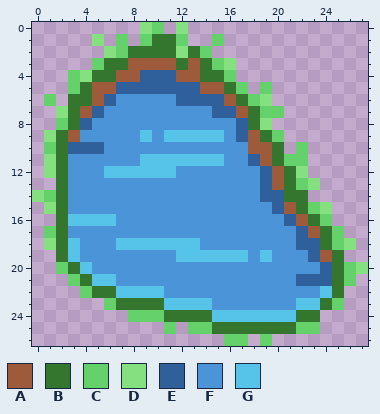
Two states of a pixel-art sprite, Assets/Assets/Pond3.png. Above, as it was before the edit.
The file is 28x27 pixels. Colours within 5 levels of each other are drawn and written as one.
Palette (. is transparent): A #9e5b3c  B #34762e  C #65d16a  D #85e080  E #30609c  F #4c94d8  G #56c3e8
And afterwards:
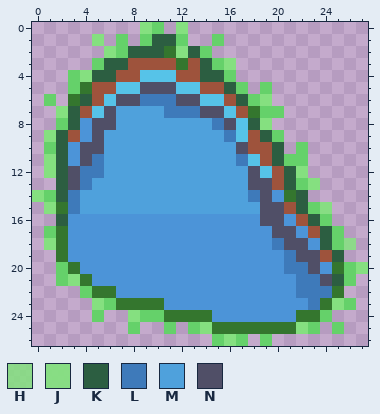
Colours new in this view: H #85e080de  J #85e080f2  K #2c5e41  L #3e7aba  M #4fa1dc  N #504f67
What changed:
{"colour":"A","old":"#9e5b3c","new":"#9e533c"}
{"y":1,"x":10,"old":"BB","new":"KK"}
{"y":2,"x":8,"old":"BBB","new":"KKK"}
{"y":2,"x":13,"old":"B","new":"K"}
{"y":3,"x":6,"old":"BB","new":"KK"}
{"y":3,"x":14,"old":"B","new":"K"}
{"y":4,"x":5,"old":"BB","new":"KK"}
{"y":4,"x":9,"old":"EEE","new":"GGG"}
{"y":4,"x":14,"old":"BB","new":"KK"}
{"y":5,"x":7,"old":"EEEEEEE","new":"GGNNNGG"}
{"y":5,"x":16,"old":"B","new":"K"}
{"y":6,"x":4,"old":"B","new":"K"}
{"y":6,"x":6,"old":"EFFFFFEEEE","new":"GNNLLLNNGG"}
{"y":6,"x":17,"old":"B","new":"K"}
{"y":7,"x":3,"old":"B","new":"K"}
{"y":7,"x":5,"old":"EFFFFFFFFFEE","new":"GNMMMMLLLNNG"}
{"y":8,"x":3,"old":"BEFFFFFFFFFFFFEB","new":"KFNNMMMMMMMMLNGK"}
{"y":9,"x":2,"old":"B","new":"K"}
{"y":9,"x":5,"old":"FFFFGFGGGGGFE","new":"NMMMMMMMMMMLG"}
{"y":9,"x":19,"old":"B","new":"K"}
{"y":10,"x":2,"old":"BEEEFFFFFFFFFFFF","new":"KFNNMMMMMMMMMMMN"}
{"y":10,"x":20,"old":"B","new":"K"}
{"y":11,"x":2,"old":"B","new":"K"}
{"y":11,"x":4,"old":"FFFFFGGGGGGGFFE","new":"NLMMMMMMMMMMMLG"}
{"y":11,"x":20,"old":"B","new":"K"}
{"y":12,"x":2,"old":"BFFFGGGGGGFFFFFFFE","new":"KNLLMMMMMMMMMMMMNG"}
{"y":12,"x":21,"old":"B","new":"K"}
{"y":13,"x":2,"old":"BFFFFFFFFFFFFFFFFE","new":"KNLMMMMMMMMMMMMMNN"}
{"y":13,"x":21,"old":"B","new":"K"}
{"y":14,"x":2,"old":"BFFFFFFFFFFFFFFFFEE","new":"KLMMMMMMMMMMMMMMLNF"}
{"y":14,"x":22,"old":"B","new":"K"}
{"y":15,"x":3,"old":"FFFFFFFFFFFFFFFFFE","new":"LMMMMMMMMMMMMMMMNN"}
{"y":15,"x":22,"old":"B","new":"K"}
{"y":15,"x":24,"old":"D","new":"J"}
{"y":16,"x":2,"old":"BGGGG","new":"KFFFF"}
{"y":16,"x":19,"old":"FFE","new":"NNF"}
{"y":16,"x":23,"old":"B","new":"K"}
{"y":17,"x":20,"old":"FFE","new":"NNF"}
{"y":17,"x":24,"old":"B","new":"K"}
{"y":18,"x":3,"old":"G","new":"F"}
{"y":18,"x":7,"old":"GGGGGGG","new":"FFFFFFF"}
{"y":18,"x":20,"old":"FFEEB","new":"LNNFK"}
{"y":18,"x":26,"old":"D","new":"H"}
{"y":19,"x":3,"old":"G","new":"F"}
{"y":19,"x":12,"old":"GGGGGG","new":"FFFFFF"}
{"y":19,"x":19,"old":"G","new":"F"}
{"y":19,"x":21,"old":"FFE","new":"LNN"}
{"y":19,"x":25,"old":"B","new":"K"}
{"y":20,"x":4,"old":"G","new":"F"}
{"y":20,"x":21,"old":"FFFE","new":"LLNF"}
{"y":21,"x":2,"old":".C","new":"CD"}
{"y":21,"x":5,"old":"GG","new":"FF"}
{"y":21,"x":22,"old":"EEEB","new":"LLNK"}
{"y":22,"x":7,"old":"GGGG","new":"FFFF"}
{"y":22,"x":22,"old":"FFG","new":"LLL"}
{"y":23,"x":5,"old":".","new":"D"}
{"y":23,"x":11,"old":"GGGG","new":"FFFF"}
{"y":23,"x":22,"old":"GG","new":"FL"}
{"y":23,"x":25,"old":"C.","new":"DC"}
{"y":24,"x":5,"old":".","new":"C"}
{"y":24,"x":8,"old":"C","new":"D"}
{"y":24,"x":15,"old":"GGGGGGG","new":"FFFFFFF"}
{"y":24,"x":24,"old":".","new":"C"}
{"y":25,"x":8,"old":".","new":"C"}
{"y":25,"x":14,"old":"C","new":"D"}
{"y":25,"x":22,"old":"C","new":"D"}
{"y":25,"x":25,"old":".","new":"C"}
{"y":26,"x":15,"old":".C","new":"CD"}
